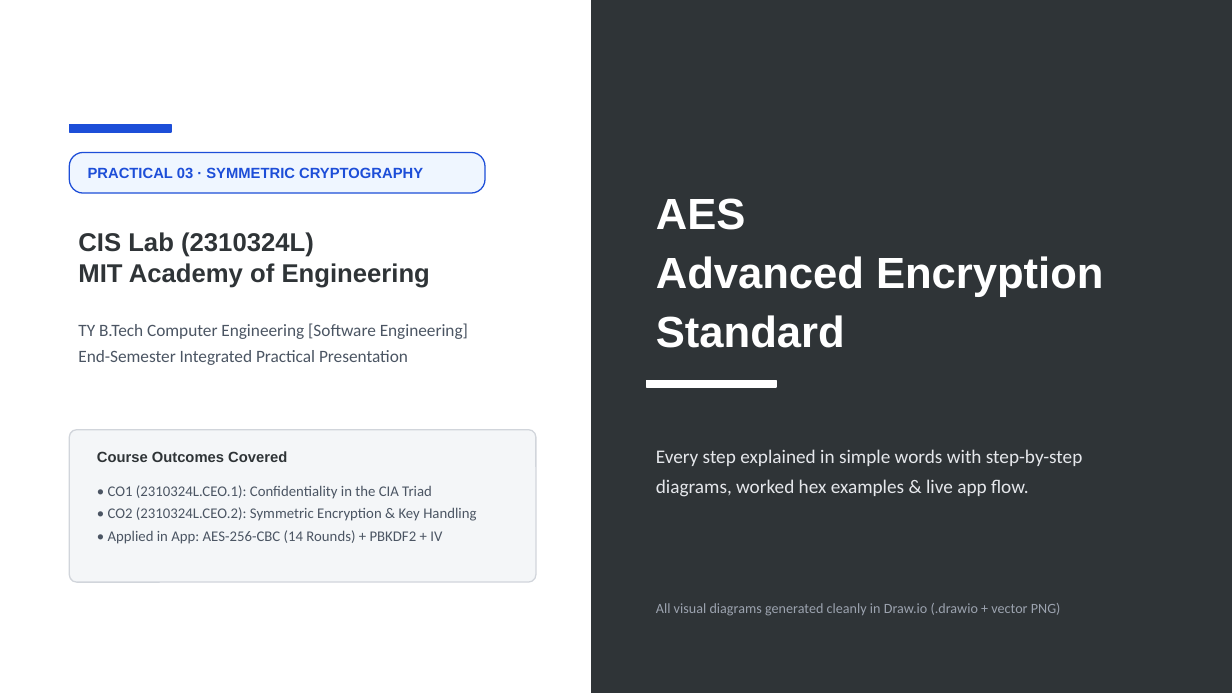
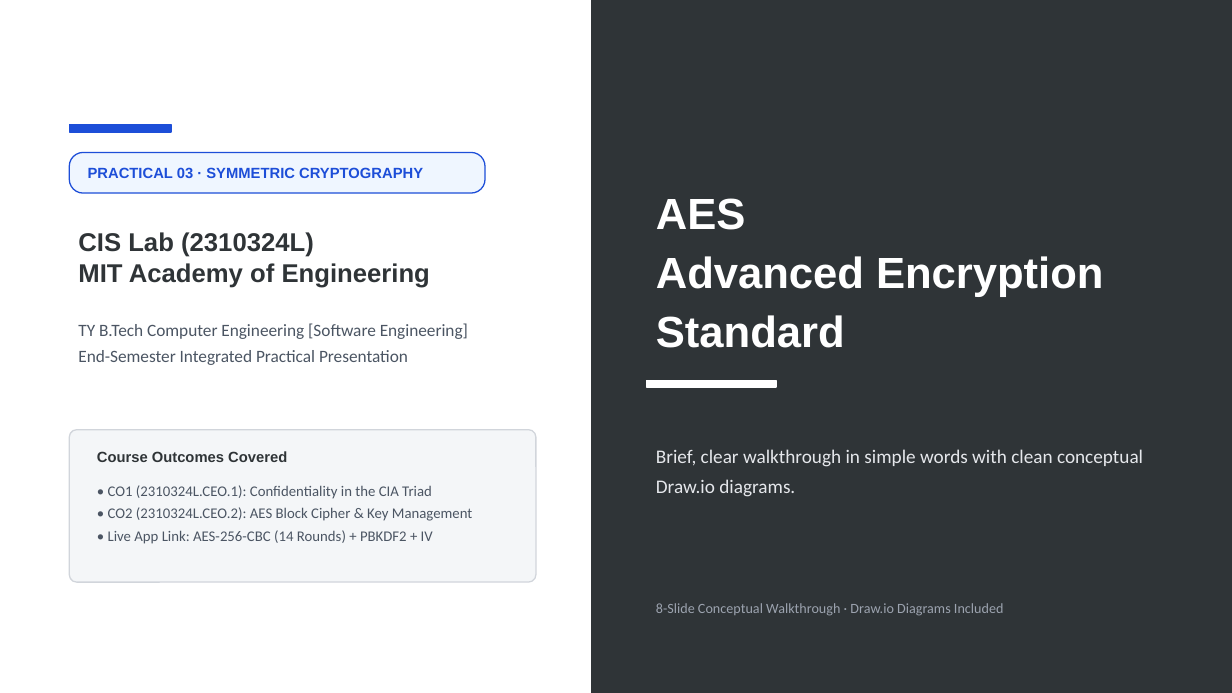
Before and after one commit to debugonaut/cis-2310324l-secure-messaging, a slide deck: slide 1 of docs/Practical_03_AES.pptx. Drawn at 1232x693 pixels with LibreOffice and Linux fonts; fonts in the diff are those of the drawing. Boxes give left, top, right and bottom in pixels: in the first picture for what was removed or moved away, otherwise in the second. Text is boxed around its words. In the diff, an @@ line names an element or a change of style, - is before the commit and + after.

```diff
--- a/docs/Practical_03_AES.pptx
+++ b/docs/Practical_03_AES.pptx
@@ text at [656, 449, 1143, 497]: text changed @@
-Every step explained in simple words with step-by-step diagrams, worked hex examples & live app flow.
+Brief, clear walkthrough in simple words with clean conceptual Draw.io diagrams.
@@ text at [108, 507, 472, 544]: text changed @@
-• CO2 (2310324L.CEO.2): Symmetric Encryption & Key Handling
-• Applied in App: AES-256-CBC (14 Rounds) + PBKDF2 + IV
+• CO2 (2310324L.CEO.2): AES Block Cipher & Key Management
+• Live App Link: AES-256-CBC (14 Rounds) + PBKDF2 + IV
@@ text at [656, 603, 1004, 616]: text changed @@
-All visual diagrams generated cleanly in Draw.io (.drawio + vector PNG)
+8-Slide Conceptual Walkthrough · Draw.io Diagrams Included
```
Also in this commit, not shown: 4 other slides changed, 3 slides added, 10 slides removed, 30 other files.
